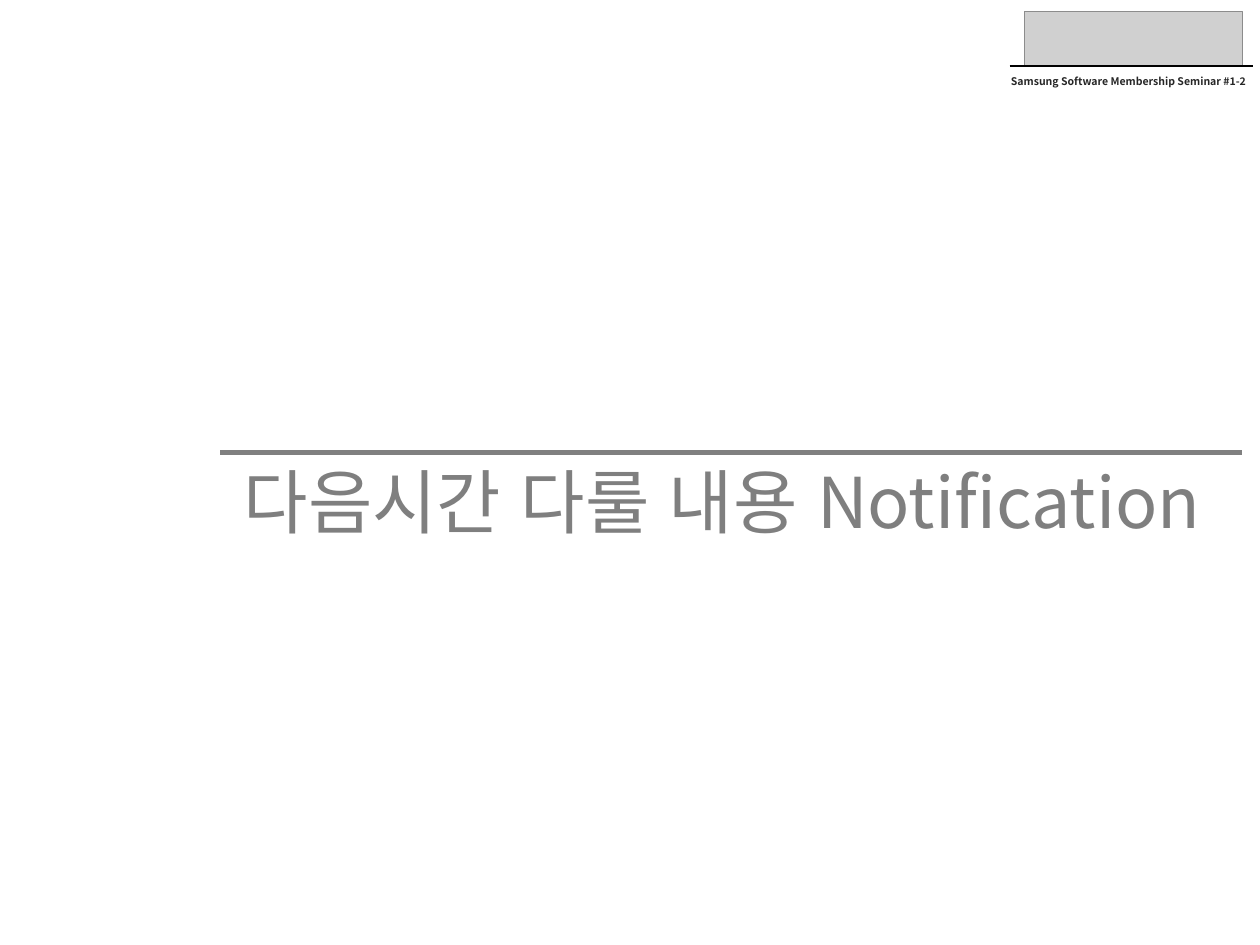
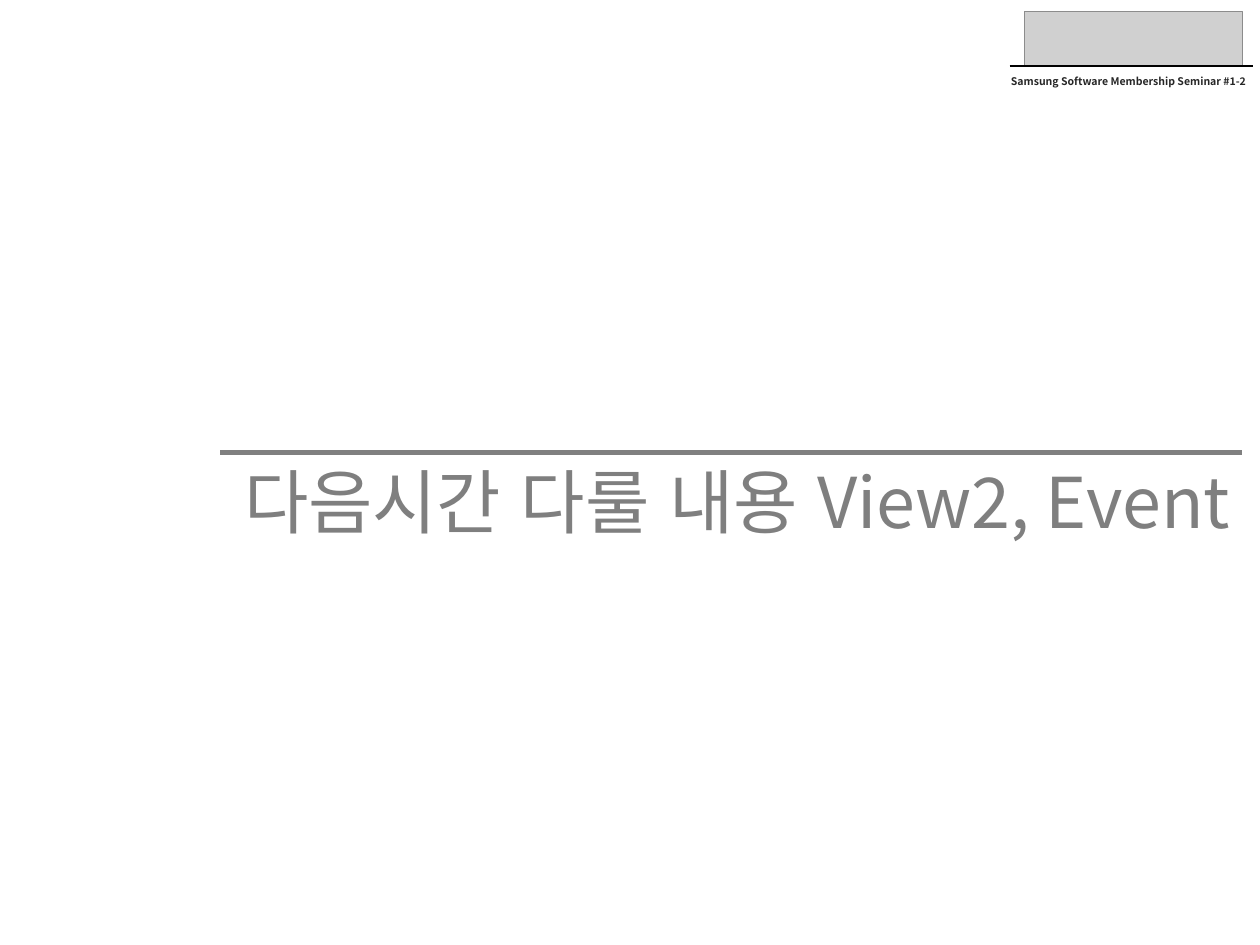
Before and after one commit to yjaeseok/gnssm_android_codelab, a slide deck: slide 37 of docs/2일차-20140402.pptx. Drawn at 1260x945 pixels with LibreOffice and Linux fonts; fonts in the diff are those of the drawing; grey boxes stand for pictures; background and template pictures are left out. Boxes give left, top, right and bottom in pixels: in the first picture for what was removed or moved away, otherwise in the second. Text is boxed around its words. In the diff, an @@ line names an element or a change of style, - is before the commit and + after.

```diff
--- a/docs/2일차-20140402.pptx
+++ b/docs/2일차-20140402.pptx
@@ text at [244,470,1230,541]: text changed @@
-다음시간 다룰 내용 Notification
+다음시간 다룰 내용 View2, Event
```
Also in this commit, not shown: 2 other files.
